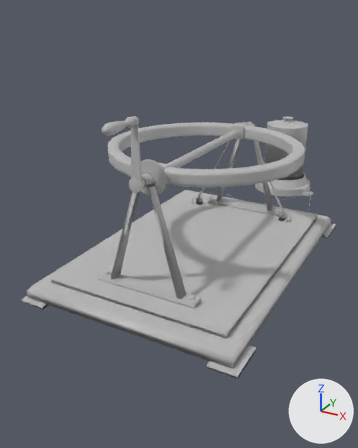
An edit to the FBX model Assets/Objects/discodelezenne.fbx, drawn before and after from the same camera.
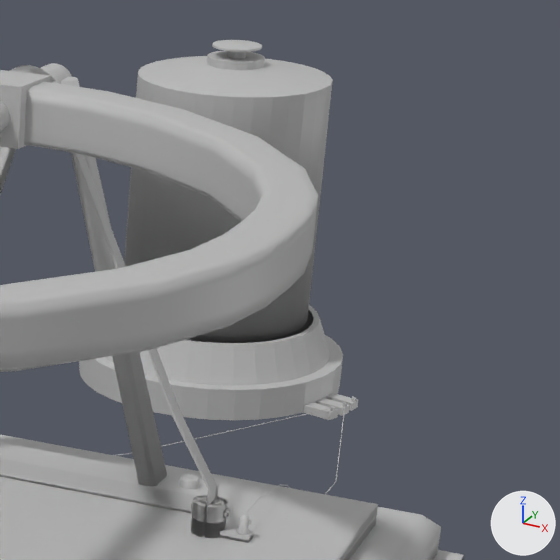
There are two pictures of each version: one whole from a camera (50 mm lens) standing at (2.75, -7.21, 3.31) and looking at (-0.49, -1.33, 0.37), one close up on the part from 67% to 99% of the width and 24% to 50% of the height. The lights are fixed; the arrows at lower right show +X, +Y and +Z. Where no turn or scale is listed for an object, it has been applied to the vertices.

The first close-up shows 'arco', 'base', 'lampada'.
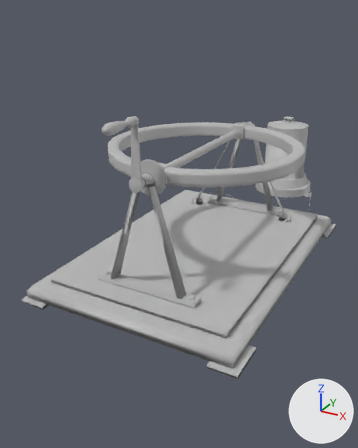
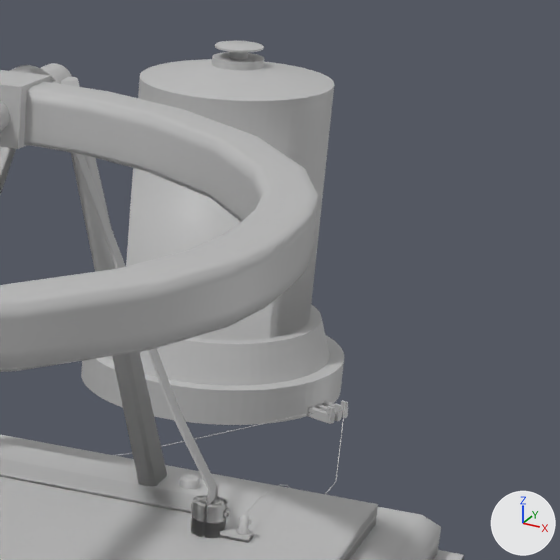
The newer file is also turned or shifted as a whole; pictures and numbers use the older file's frame.

Patch to the scene script:
```diff
--- a/Assets/Objects/discodelezenne.fbx.py
+++ b/Assets/Objects/discodelezenne.fbx.py
@@ me_mesh_1 @@
+me_mesh_1.from_pydata(...)  # 1204 vertices, 1104 faces; spans x -0.53..0.62, y -0.53..0.53, z -0.78..0.627
+me_mesh_1.materials.append(mat_lambert1)  # grey #bcbcbc
@@ ob_lampada @@
-ob_lampada = bpy.data.objects.new('lampada', me_mesh_001)
-ob_lampada.location = (0.041, 1.948, 0.089)
@@ ob_lamp @@
+ob_lamp = bpy.data.objects.new('lamp', me_mesh_1)
+ob_lamp.location = (0.053, 1.938, 0.789)
```

Location of each change, (x1, y1, x2, y2) in pixels of the close-ups (560 x 560 px):
'lamp', added: after (81, 41, 348, 425)
'lampada', deleted: before (79, 40, 358, 420)
